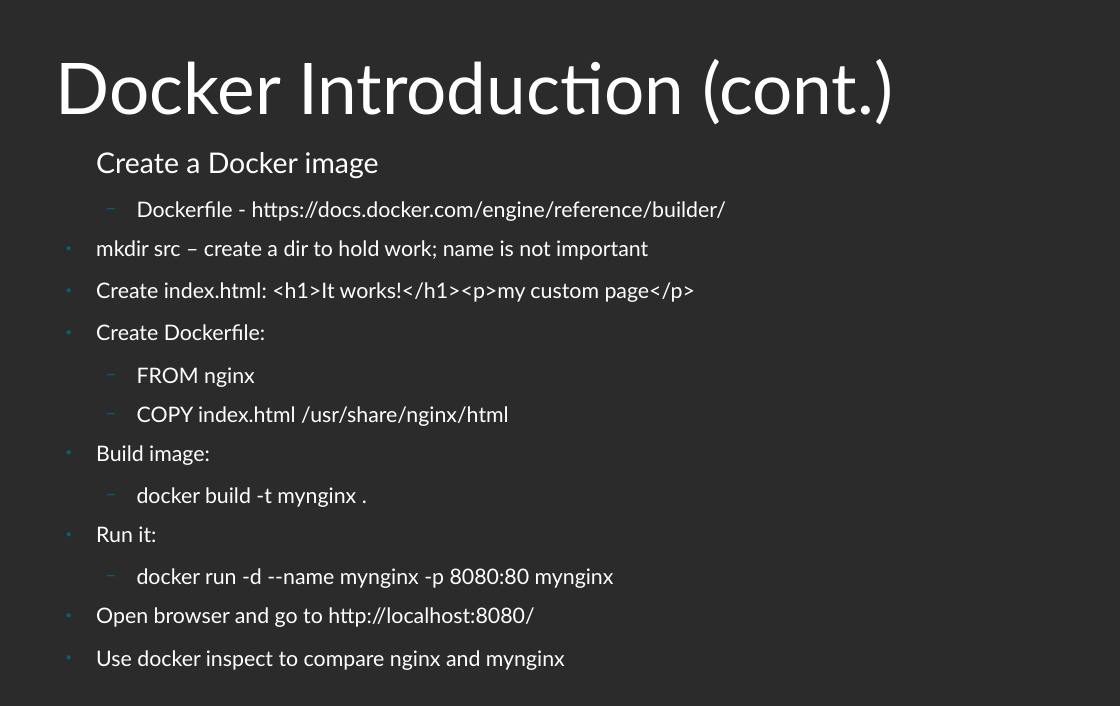
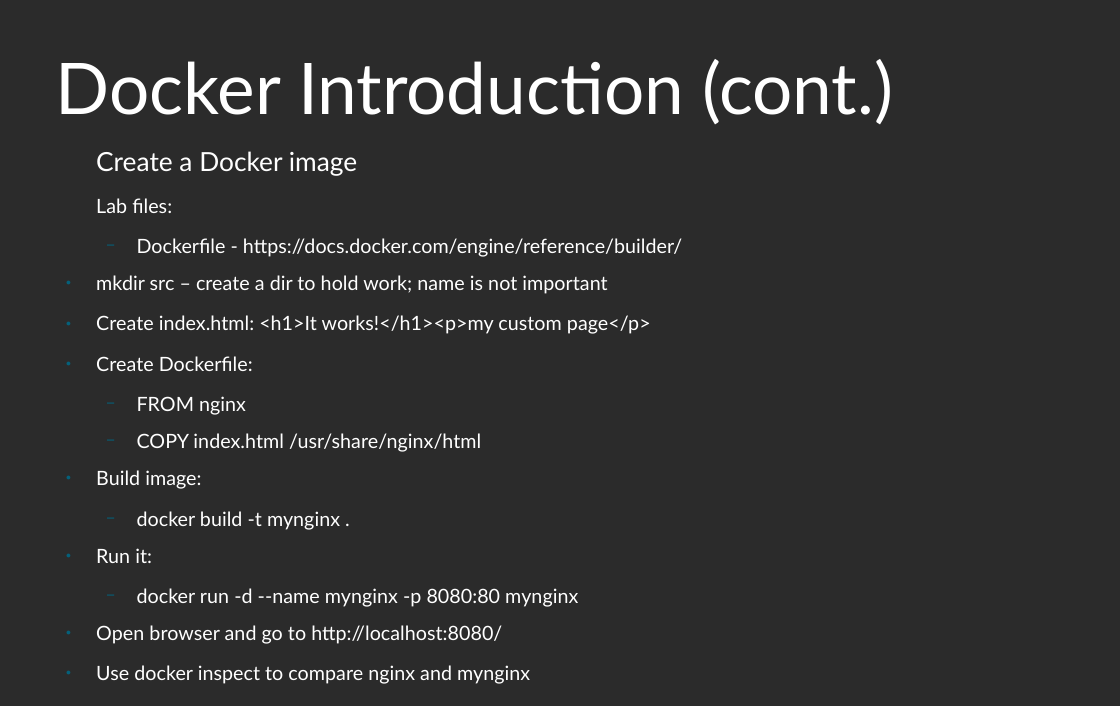
Before and after one commit to klmcwhirter/0-docker-intro, a slide deck: slide 10 of docker.odp (slide 9 before the commit). Drawn at 1120x706 pixels with LibreOffice and Linux fonts; fonts in the diff are those of the drawing; background and template pictures are left out; a plain dark background stands for a picture behind light text. Boxes give left, top, right and bottom in pixels: in the first picture for what was removed or moved away, otherwise in the second. Text is boxed around its words. In the diff, an @@ line names an element or a change of style, - is before the commit and + after.

Commit message:
Enhance lab project
* use nginx:alpine base image
* added run.sh / stop.sh scripts
* enhanced docker.odp deck

```diff
--- a/docker.odp
+++ b/docker.odp
@@ text at [96,151,682,684]: size 24 to 22.2 pt in "Create a Docker image"; size 18 to 16.6 pt @@
@@ text at [96,198,172,213]: paragraph added @@
+Lab files:
```
Also in this commit, not shown: 2 other slides changed, 1 slide added, 7 other files.
